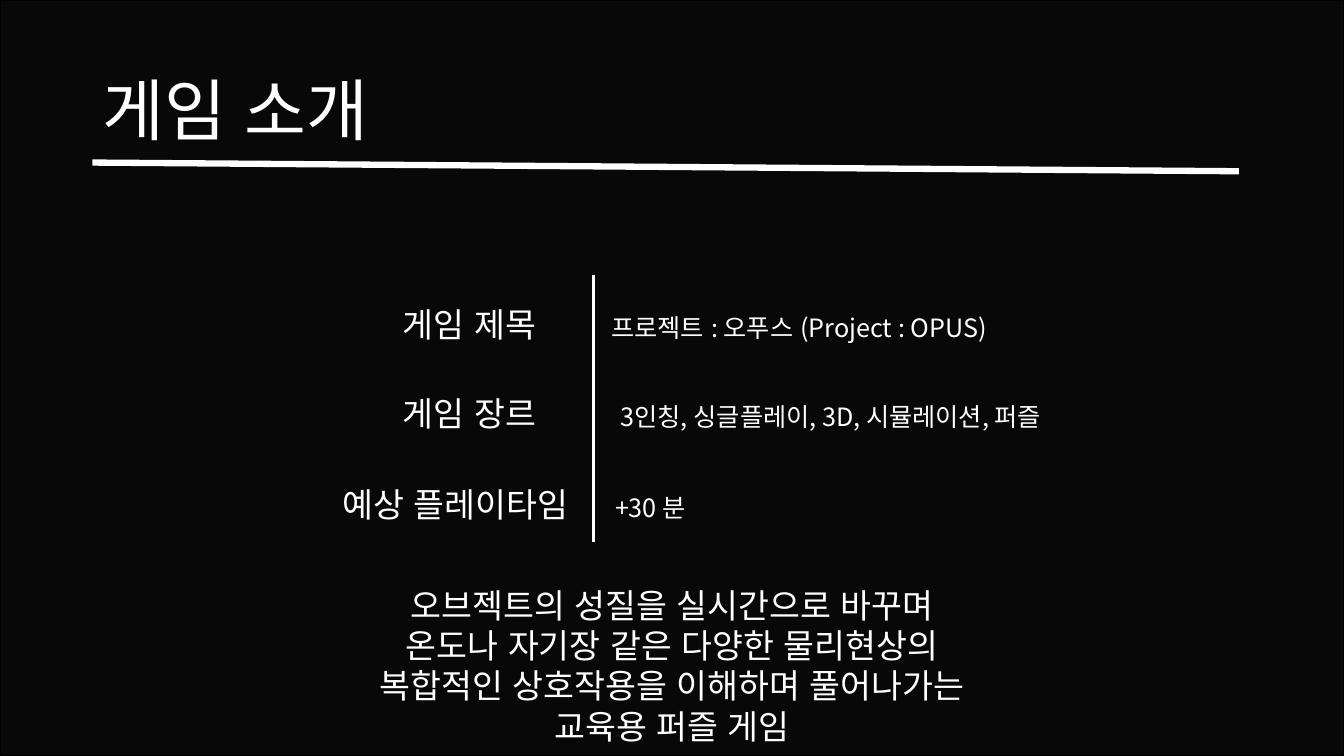
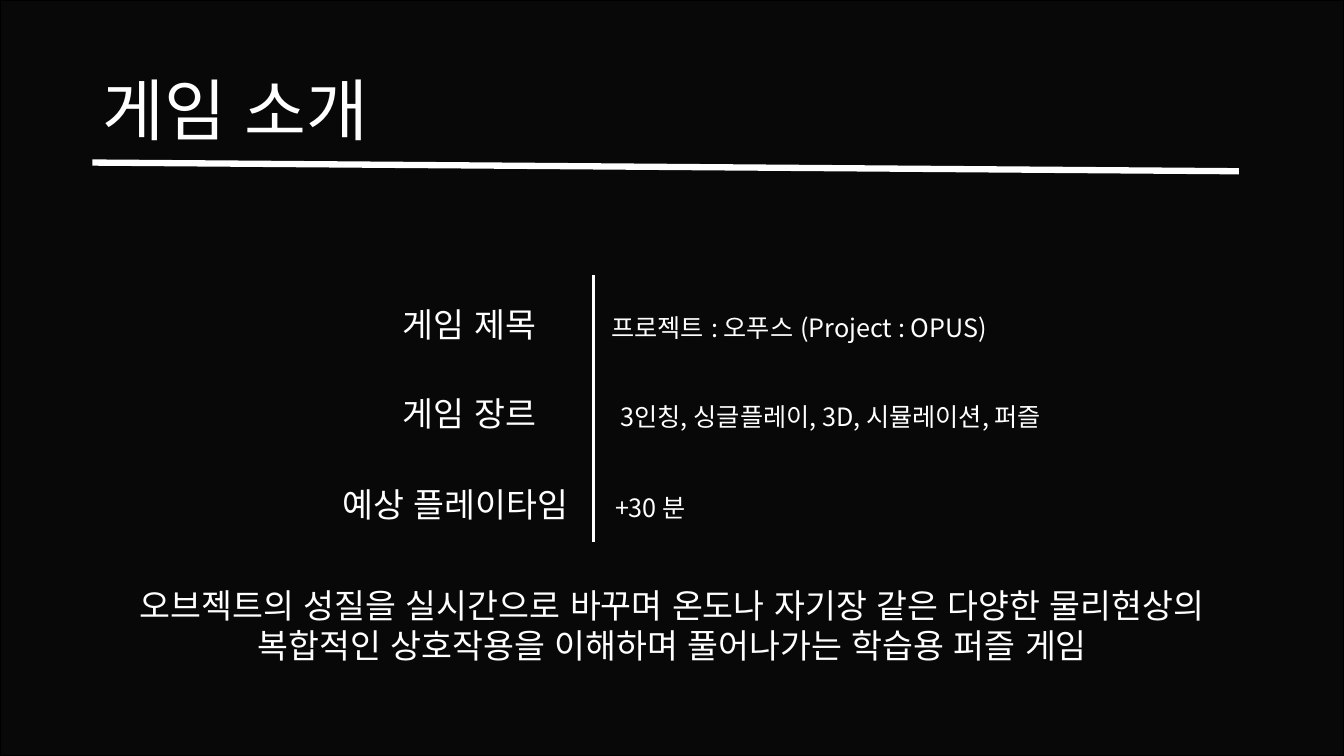
Before and after one commit to Theredhawksings/material, a slide deck: slide 3 of Weekly_Log/HG/프로젝트오푸스_송형규_신성재_중간발표.pptx. Drawn at 1344x756 pixels with LibreOffice and Linux fonts; fonts in the diff are those of the drawing; background and template pictures are left out; a plain dark background stands for a picture behind light text. Boxes give left, top, right and bottom in pixels: in the first picture for what was removed or moved away, otherwise in the second. Text is boxed around its words. In the diff, an @@ line names an element or a change of style, - is before the commit and + after.

```diff
--- a/Weekly_Log/HG/프로젝트오푸스_송형규_신성재_중간발표.pptx
+++ b/Weekly_Log/HG/프로젝트오푸스_송형규_신성재_중간발표.pptx
@@ text at (140, 590, 1205, 661): text changed @@
-오브젝트의 성질을 실시간으로 바꾸며
-온도나 자기장 같은 다양한 물리현상의
-복합적인 상호작용을 이해하며 풀어나가는
-교육용 퍼즐 게임
+오브젝트의 성질을 실시간으로 바꾸며 온도나 자기장 같은 다양한 물리현상의
+복합적인 상호작용을 이해하며 풀어나가는 학습용 퍼즐 게임
```
Also in this commit, not shown: 4 other slides changed, 2 slides added, 3 slides removed, 1 other file.
